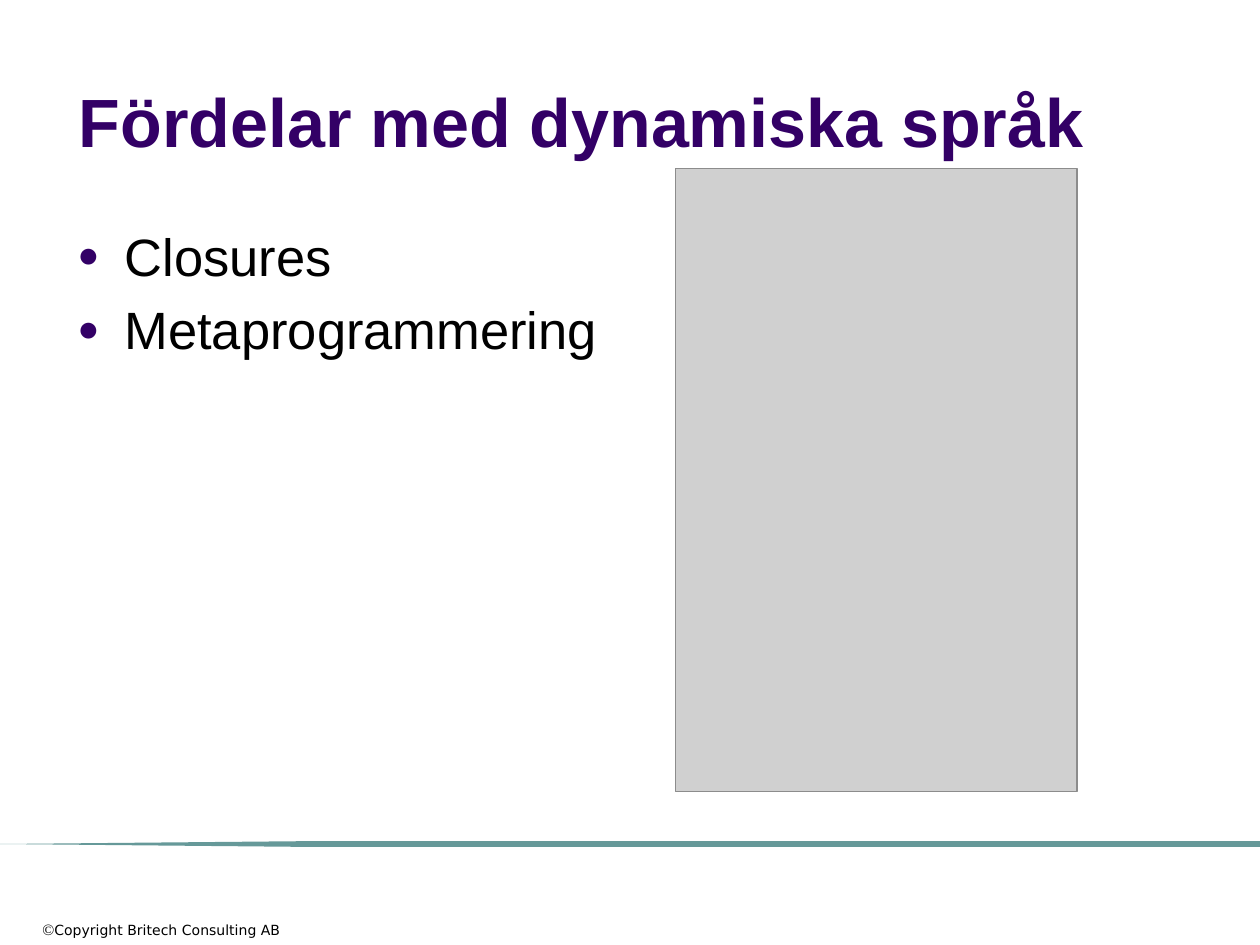
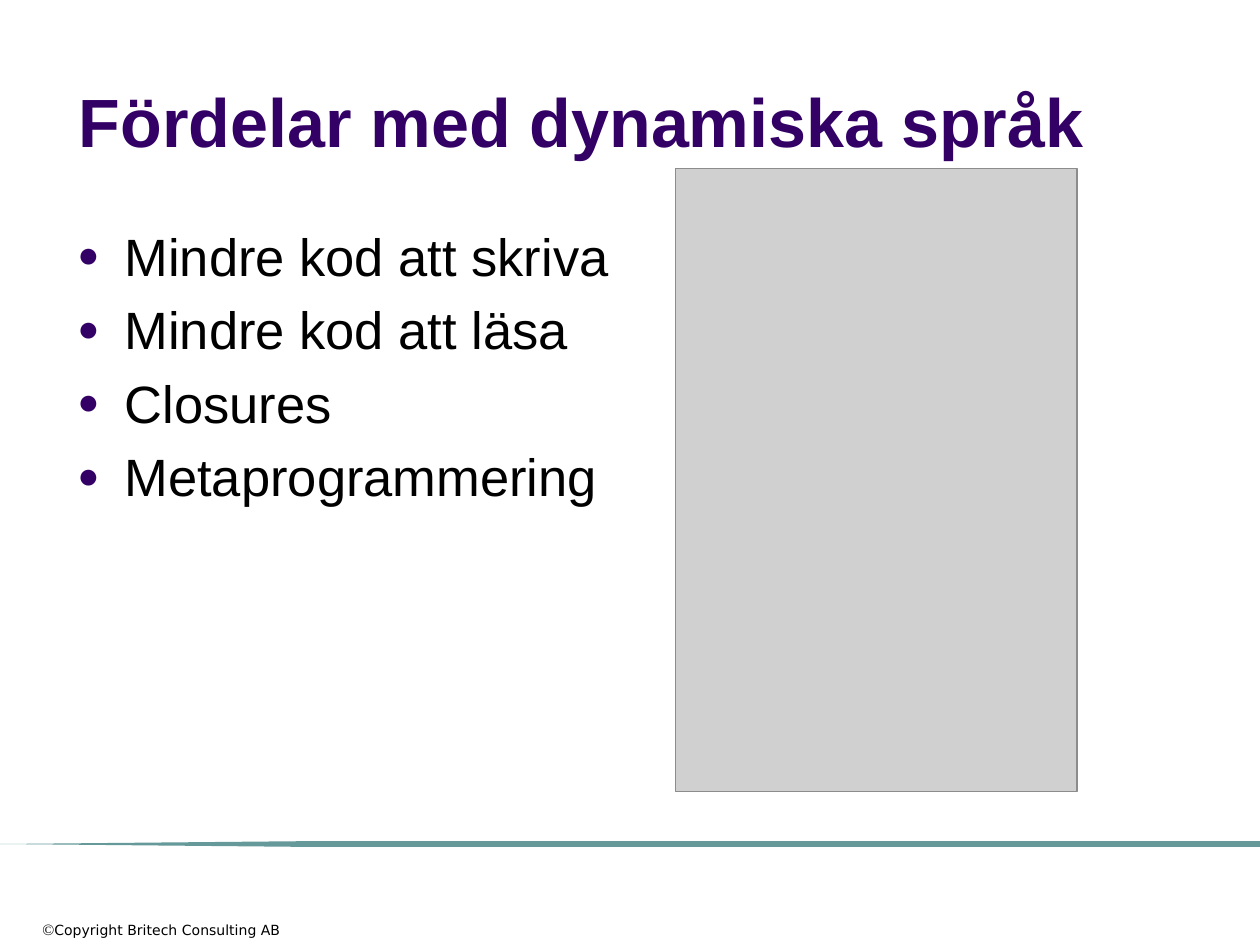
Before and after one commit to me97esn/groovyseminarium, a slide deck: slide 9 of groovyseminarie/dokument/groovyseminarium_source_w_logo.pptx. Drawn at 1260x945 pixels with LibreOffice and Linux fonts; fonts in the diff are those of the drawing; grey boxes stand for pictures; background and template pictures are left out. Boxes give left, top, right and bottom in pixels: in the first picture for what was removed or moved away, otherwise in the second. Text is boxed around its words. In the diff, an @@ line names an element or a change of style, - is before the commit and + after.

```diff
--- a/groovyseminarie/dokument/groovyseminarium_source_w_logo.pptx
+++ b/groovyseminarie/dokument/groovyseminarium_source_w_logo.pptx
@@ text at [125,238,608,350]: paragraphs added @@
+● Mindre kod att skriva
+● Mindre kod att läsa
```
Also in this commit, not shown: 10 other slides changed, 1 slide added, 3 other files.
